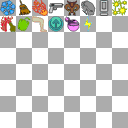
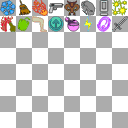
Comparing the layer stacks of the two w=128, h=128 images. Changes:
pixels changed over [97,16,128,32] (layer not identified)